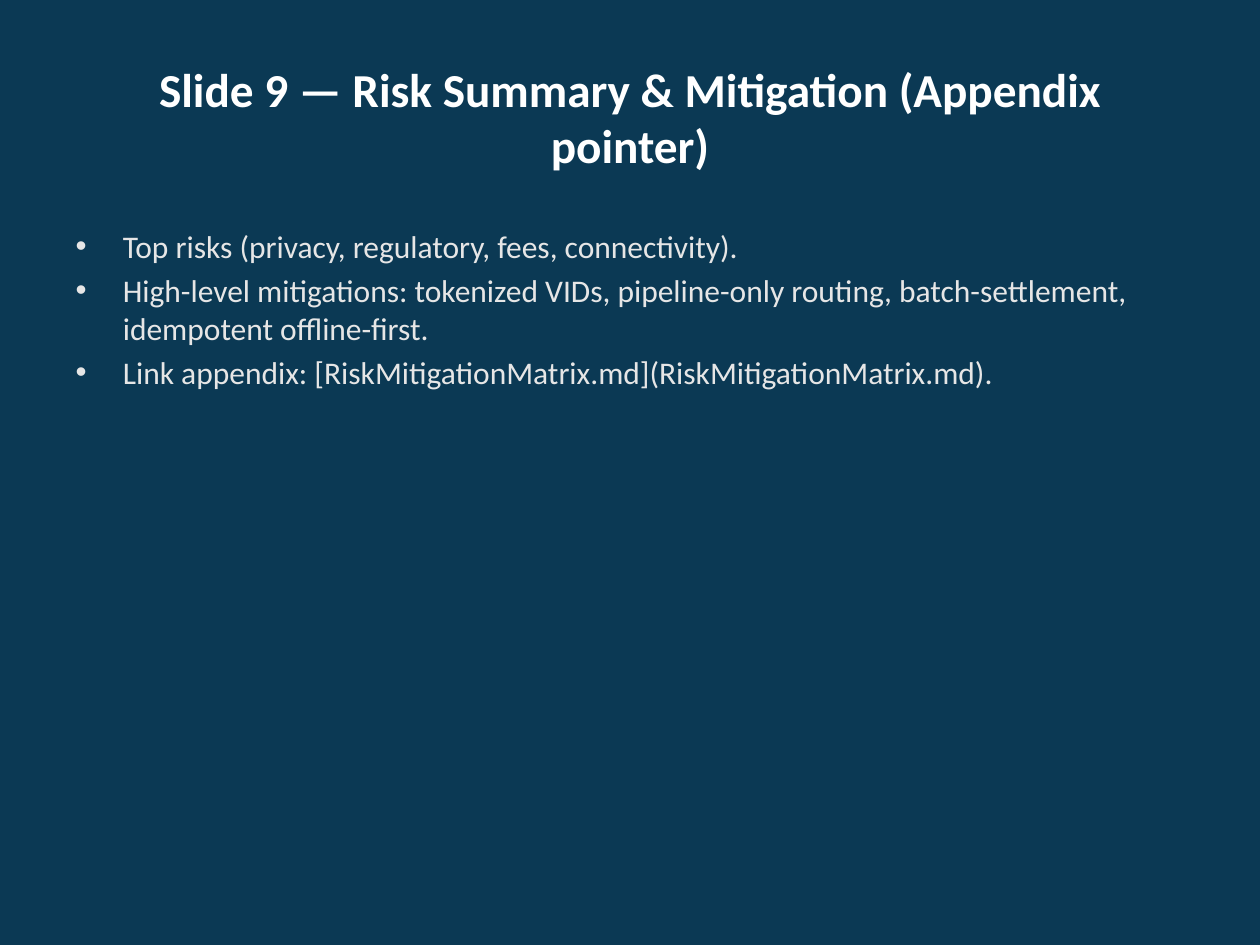
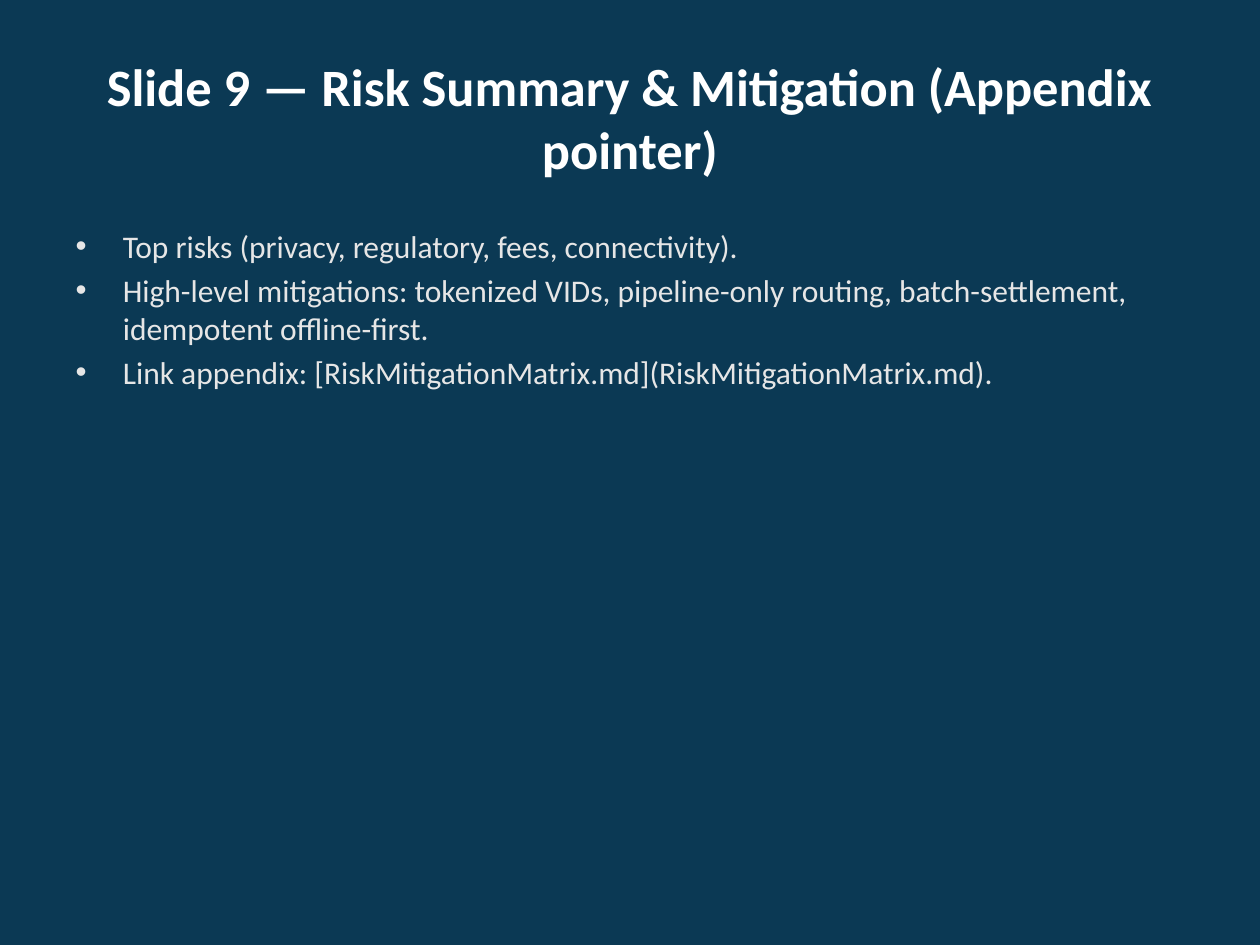
Before and after one commit to arumthi/ShramSamriddhi, a slide deck: slide 9 of docs/Concept-to-Prototype-Deck-styled.pptx. Drawn at 1260x945 pixels with LibreOffice and Linux fonts; fonts in the diff are those of the drawing. Boxes give left, top, right and bottom in pixels: in the first picture for what was removed or moved away, otherwise in the second. Text is boxed around its words. In the diff, an @@ line names an element or a change of style, - is before the commit and + after.

```diff
--- a/docs/Concept-to-Prototype-Deck-styled.pptx
+++ b/docs/Concept-to-Prototype-Deck-styled.pptx
@@ title "Slide 9 — Risk Summary ..." at [107, 67, 1152, 178]: size 27 to 30 pt @@
```
Also in this commit, not shown: 11 other slides changed.
